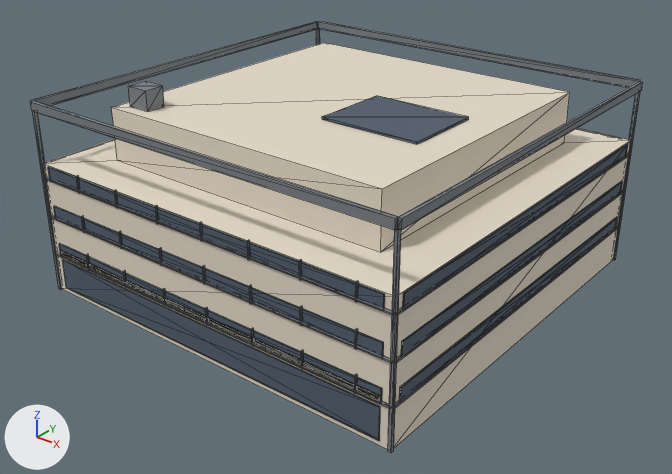
One commit to the glTF model public/buildings/lot_4x4.glb: the scene before it, then after it.
The view is the same before and after, from a 50 mm camera at (54.6, -35.1, 34.1) aimed at (15.8, 13.4, 4.0). Arrows for +X, +Y and +Z are at lower left; the lights stay in place. The first picture is the older version. Mesh edges are drawn as thin lines. Vertices at exactly the same position are counted once.

Names of what the first picture shows: 'lot_4x4'.
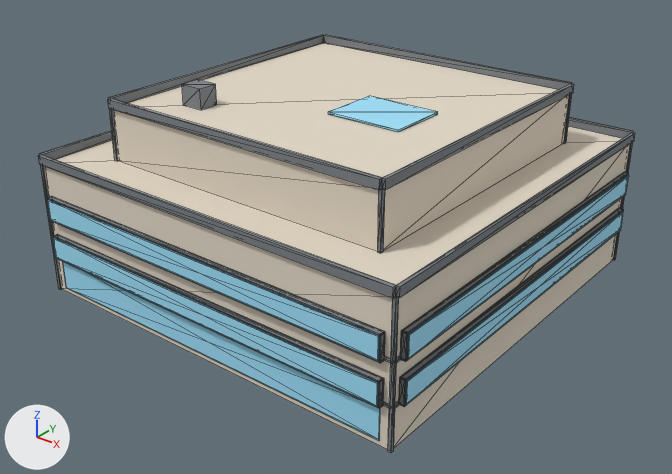
The change, as a diff of the scene's bpy script:
```diff
--- a/public/buildings/lot_4x4.glb.py
+++ b/public/buildings/lot_4x4.glb.py
@@ mat_lot_4x4_glass @@
 mat_lot_4x4_glass = principled_material('lot_4x4_glass')
-mat_lot_4x4_glass.base_color = (0.08, 0.11, 0.15)  # greyish blue #505d6c
+mat_lot_4x4_glass.base_color = (0.35, 0.75, 0.95)  # cyan #a0e1f9
 mat_lot_4x4_glass.roughness = 0.85
@@ me_lot_4x4 @@
-me_lot_4x4.from_pydata(...)  # 464 vertices, 708 faces; spans x -0.2..30.8, y -0.2..30.8, z 0.0..15.5
+me_lot_4x4.from_pydata(...)  # 712 vertices, 1104 faces; spans x -0.5..31.0, y -0.5..31.0, z 0.0..15.5
+# me_lot_4x4 part 1: a new loose piece, a box spanning x 3.54..3.78, y 3.54..3.78, z 10.08..14.0, in mat_lot_4x4_trim (grey #7c8186)
+# me_lot_4x4 part 2: a new loose piece, a box spanning x 26.72..26.96, y 3.54..3.78, z 10.08..14.0, in mat_lot_4x4_trim (grey #7c8186)
+# me_lot_4x4 part 3: a new loose piece, a box spanning x 26.72..26.96, y 26.72..26.96, z 10.08..14.0, in mat_lot_4x4_trim (grey #7c8186)
+# me_lot_4x4 part 4: the loose piece of 8 vertices spanning x 4.6..6.4, y 4.6..6.1, z 14.0..15.5 is moved by (2.6, 2.6, 0.0)
+# me_lot_4x4 part 5: a new loose piece, a box spanning x 0.59..29.91, y -0.42..-0.04, z 4.65..4.73, in mat_lot_4x4_trim (grey #7c8186)
+# me_lot_4x4 part 6: a new loose piece, a box spanning x 0.59..29.91, y -0.42..-0.04, z 2.92..3.0, in mat_lot_4x4_trim (grey #7c8186)
+# me_lot_4x4 part 7: a new loose piece, a box spanning x 29.85..29.93, y -0.42..-0.04, z 2.92..4.73, in mat_lot_4x4_trim (grey #7c8186)
+# me_lot_4x4 part 8: a new loose piece, a box spanning x 30.54..30.92, y 0.59..29.91, z 4.65..4.73, in mat_lot_4x4_trim (grey #7c8186)
+# me_lot_4x4 part 9: a new loose piece, a box spanning x 30.54..30.92, y 0.59..29.91, z 2.92..3.0, in mat_lot_4x4_trim (grey #7c8186)
+# me_lot_4x4 part 10: a new loose piece, a box spanning x 30.54..30.92, y 0.57..0.65, z 2.92..4.73, in mat_lot_4x4_trim (grey #7c8186)
+# me_lot_4x4 part 11: a new loose piece, a box spanning x 0.59..29.91, y -0.42..-0.04, z 7.65..7.73, in mat_lot_4x4_trim (grey #7c8186)
+# me_lot_4x4 part 12: a new loose piece, a box spanning x 0.59..29.91, y -0.42..-0.04, z 5.92..6.0, in mat_lot_4x4_trim (grey #7c8186)
+# me_lot_4x4 part 13: a new loose piece, a box spanning x 29.85..29.93, y -0.42..-0.04, z 5.92..7.73, in mat_lot_4x4_trim (grey #7c8186)
+# me_lot_4x4 part 14: the loose piece of 8 vertices spanning x 30.5..30.6, y 0.7..29.8, z 3.0..4.0 is rebuilt with 8 vertices and now spans x 30.6, y 0.8..29.7, z 3.1..4.5
+# me_lot_4x4 part 15: the loose piece of 8 vertices spanning x 0.7..29.8, y -0.1..0.0, z 6.0..7.0 is rebuilt with 8 vertices and now spans x 0.8..29.7, y -0.1, z 6.1..7.5
+# me_lot_4x4 part 16: the loose piece of 8 vertices spanning x 30.5..30.6, y 0.7..29.8, z 6.0..7.0 is rebuilt with 8 vertices and now spans x 30.6, y 0.8..29.7, z 6.1..7.5
+# me_lot_4x4 part 17: the loose piece of 8 vertices spanning x 16.8..24.4, y 10.7..16.8, z 14.1..14.2 is rebuilt with 8 vertices and now spans x 16.4..22.2, y 11.8..16.4, z 14.1..14.2
+# me_lot_4x4 part 18: the loose piece of 8 vertices spanning x 0.7..29.8, y -0.1..0.0, z 3.0..4.0 is rebuilt with 8 vertices and now spans x 0.8..29.7, y -0.1, z 3.1..4.5
+# me_lot_4x4 part 19: 7 loose pieces with 56 vertices, spanning x 4.0..28.0, y -0.1..0.0, z 8.9..10.1, are deleted
+# me_lot_4x4 part 20: 16 vertices moved from x -0.1..30.6, y -0.1..30.6, z 14.0 to x -0.1..30.6, y -0.1..30.6, z 10.1; 88 vertices removed from x -0.2..30.8, y -0.2..30.8, z 9.0..14.6; 160 vertices added at x -0.5..31.0, y -0.5..31.0, z 3.0..14.6
+# other edits to the shape of me_lot_4x4 do not show in these pictures
 me_lot_4x4.materials.append(mat_lot_4x4)
```

What differs and where, as boxes (x1, y1, x2, y2) in the pictures (672 x 474 px; the box of a moved part takes in the faces that stretch with it):
'lot_4x4', recoloured, reshaped: before (31, 21, 643, 453); after (39, 35, 635, 453)
part 1 of me_lot_4x4, added: after (109, 109, 118, 161)
part 2 of me_lot_4x4, added: after (378, 189, 385, 253)
part 3 of me_lot_4x4, added: after (564, 93, 572, 143)
part 4 of me_lot_4x4, moved or reshaped: before (128, 81, 164, 112); after (182, 79, 217, 110)
part 5 of me_lot_4x4, added: after (53, 234, 382, 382)
part 6 of me_lot_4x4, added: after (57, 258, 379, 408)
part 7 of me_lot_4x4, added: after (378, 378, 384, 408)
part 8 of me_lot_4x4, added: after (400, 208, 623, 381)
part 9 of me_lot_4x4, added: after (405, 233, 617, 406)
part 10 of me_lot_4x4, added: after (399, 378, 406, 407)
part 11 of me_lot_4x4, added: after (47, 196, 384, 336)
part 12 of me_lot_4x4, added: after (52, 221, 380, 363)
part 13 of me_lot_4x4, added: after (379, 331, 385, 363)
part 14 of me_lot_4x4, rebuilt (mostly hidden afterwards): before (400, 217, 617, 401); after (405, 215, 617, 397)
part 15 of me_lot_4x4, rebuilt (mostly hidden afterwards): before (54, 206, 384, 356); after (53, 201, 380, 354)
part 16 of me_lot_4x4, rebuilt (mostly hidden afterwards): before (401, 181, 623, 355); after (407, 178, 623, 352)
part 17 of me_lot_4x4, rebuilt (25% narrower, 24% shorter): before (322, 96, 469, 144); after (328, 96, 438, 132)
part 18 of me_lot_4x4, rebuilt (mostly hidden afterwards): before (59, 243, 382, 402); after (58, 239, 379, 396)
part 19 of me_lot_4x4, deleted: before (76, 176, 359, 302)
part 20 of me_lot_4x4, moved or reshaped: before (31, 21, 643, 453); after (39, 35, 635, 453)
